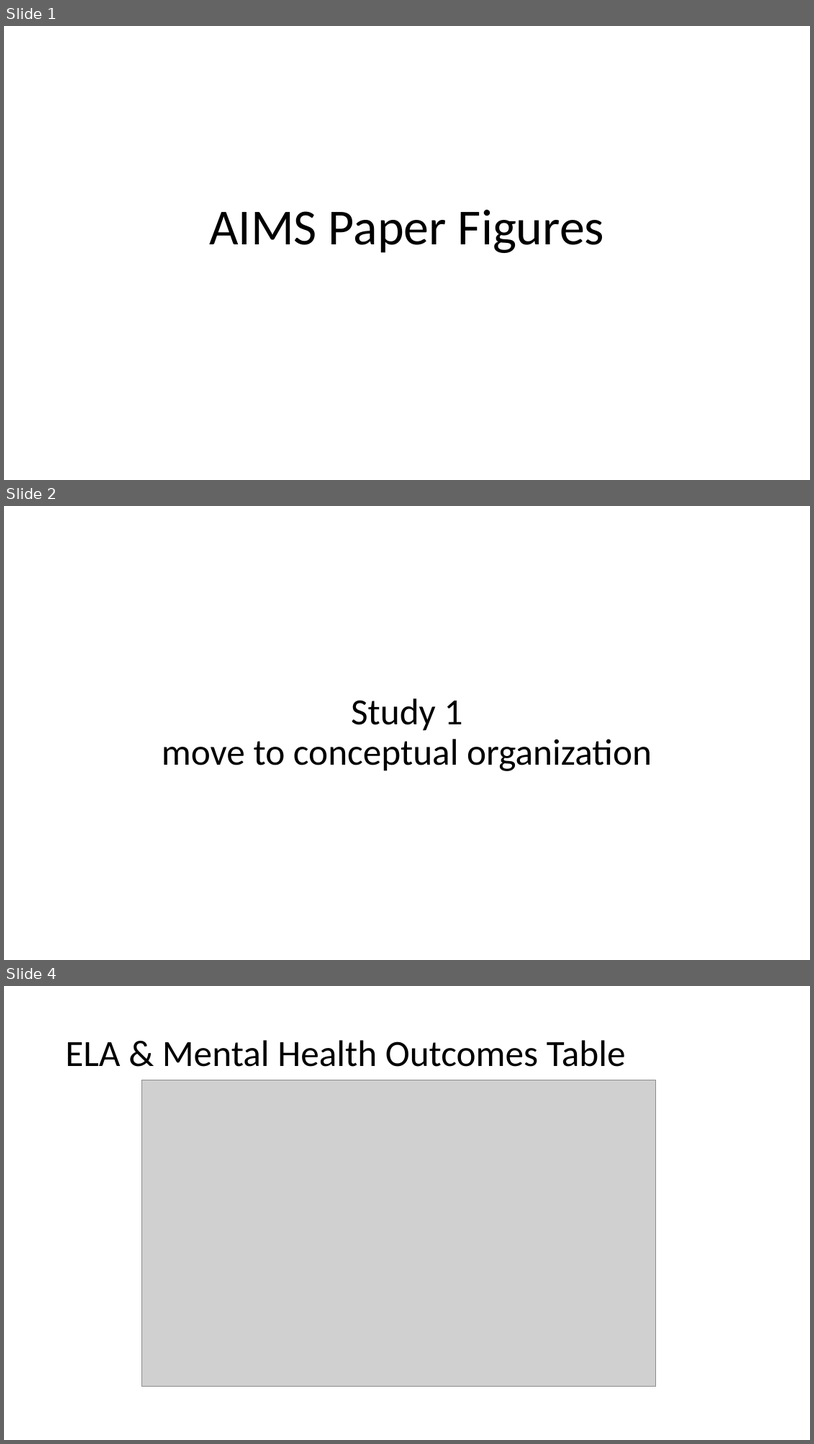
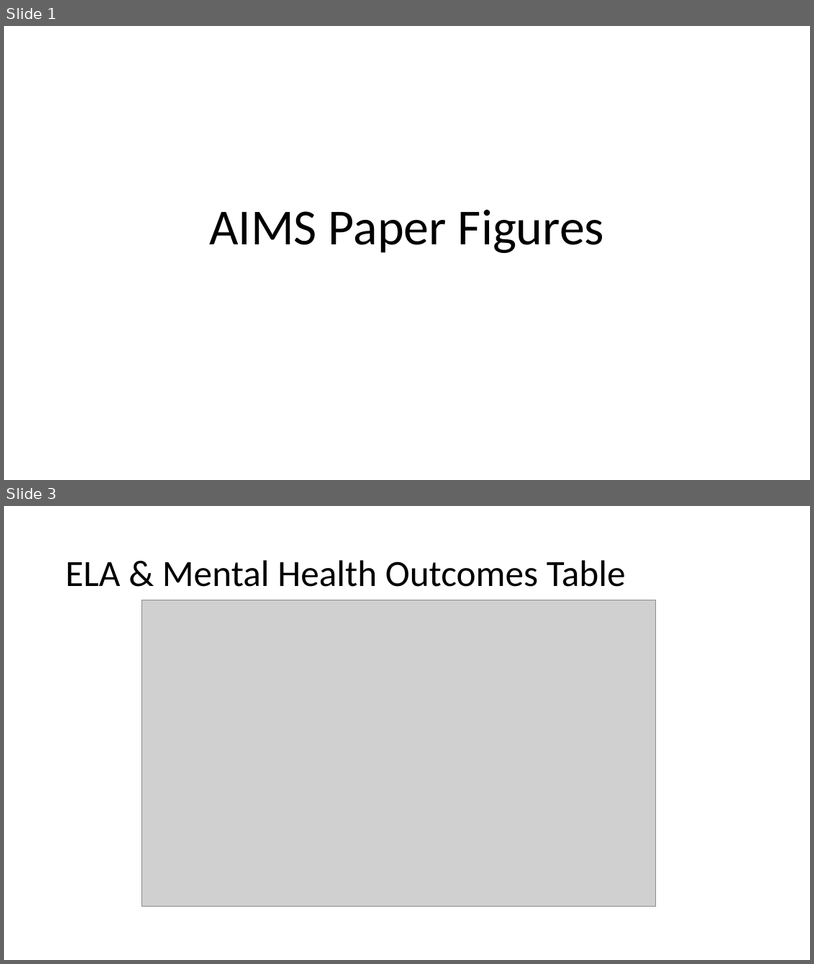
Before and after one commit to njk2136/TEAM, a slide deck: figures/AIMS_paper/AIMS_paperfigures.pptx. Shown one above the other, each under a label of ours: slides 1, 2 and 4 before the commit, slides 1 and 3 after it; the slides between them are not shown. The pictures are 814x1444 and 814x964 pixels, drawn with LibreOffice and Linux fonts; fonts in the diff are those of the drawing; grey boxes stand for pictures. Boxes give left, top, right and bottom in pixels: in the first picture for what was removed or moved away, otherwise in the second. Text is boxed around its words. In the diff, an @@ line names an element or a change of style, - is before the commit and + after.

```diff
--- a/figures/AIMS_paper/AIMS_paperfigures.pptx
+++ b/figures/AIMS_paper/AIMS_paperfigures.pptx
@@ slide 2 removed at [4,506,810,960], background #FFFFFF @@
@@ title removed at [162,698,652,771] @@
-Study 1
-move to conceptual organization
@@ what was slide 4 is now slide 3 @@
```
Also in this commit, not shown: 3 slides changed, 2 slides added, 4 other slides removed, 13 other files.
